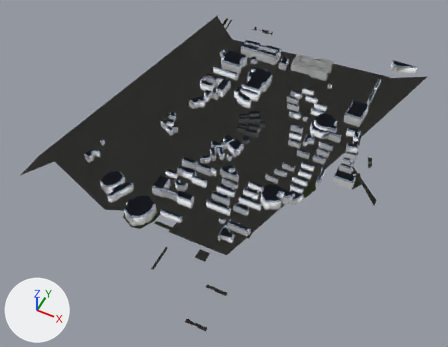
The glTF model models/campus_geometry.glb: old version first, new version second.
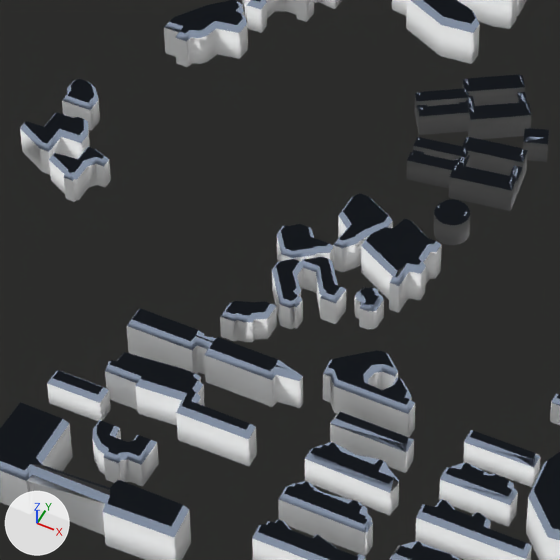
Old and new are each drawn whole from a 50 mm lens placed at (614.0, -1196.0, 1407.0), pointed at (29.0, -27.0, -54.0) and again close up on the part from 35% to 60% of the width and 28% to 60% of the height. The lights are fixed; the arrows at lower left show +X, +Y and +Z. The older version's two pictures come first. Vertices at exactly the same position are counted once.

Script lines for the objects in view, before the commit:
```python
me_campus_geometry = bpy.data.meshes.new('campus_geometry')
me_campus_geometry.from_pydata(...)  # 4365 vertices, 7132 faces; spans x -497.0..497.0, y -559.0..661.0, z 0.0..40.0
# faces by material slot: [78, 717, 87, 3212, 3038]
me_campus_geometry.materials.append(mat_mat_6fa8cf)  # blue #b0d4e9
me_campus_geometry.materials.append(mat_mat_7fa85a)  # green #bbd4a0
me_campus_geometry.materials.append(mat_mat_c9c8c0)  # white #e6e5e1
me_campus_geometry.materials.append(mat_mat_e7e9ea)  # white #f4f5f6
me_campus_geometry.materials.append(mat_mat_3c4a63)  # greyish blue #8593a7
ob_按官方总平面图_1_1_轮廓挤出 = bpy.data.objects.new('按官方总平面图 1:1 轮廓挤出', me_campus_geometry)
ob_按官方总平面图_1_1_轮廓挤出.location = (0.0, 0.0, 0.0)
```
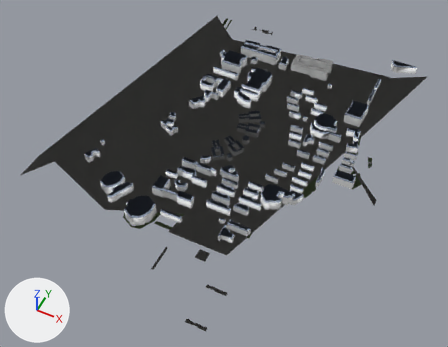
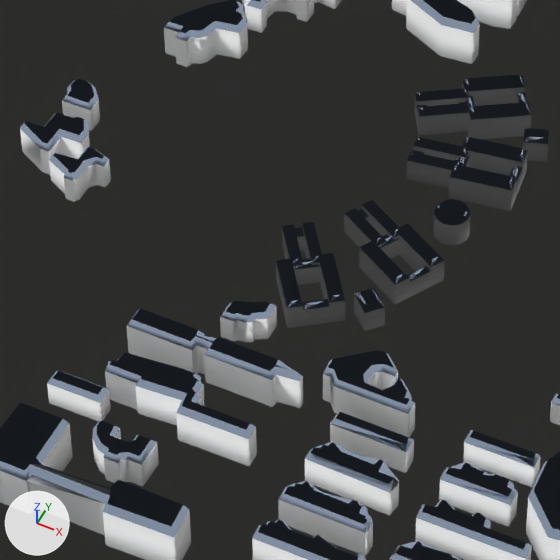
Location of each change, (x1, y1, x2, y2) in pixels of the close-ups (560 x 560 px):
part 1 of me_campus_geometry, rebuilt (29% narrower)
    before: (277, 224, 334, 267)
    after: (282, 222, 322, 267)
part 2 of me_campus_geometry, rebuilt (119% wider, 7% taller)
    before: (272, 259, 303, 329)
    after: (276, 253, 345, 328)
part 3 of me_campus_geometry, rebuilt
    before: (333, 193, 393, 272)
    after: (344, 200, 399, 247)
part 4 of me_campus_geometry, deleted
    before: (301, 257, 346, 324)
part 5 of me_campus_geometry, cut back
    before: (354, 219, 442, 330)
    after: (354, 224, 444, 331)

Edits to the bpy script that builds the scene:
```text
Change me_campus_geometry:
    used by ob_按官方总平面图_1_1_轮廓挤出; location = (0.0, 0.0, 0.0)
    remove me_campus_geometry.from_pydata(...)  # 4365 vertices, 7132 faces; spans x -497.0..497.0, y -559.0..661.0, z 0.0..40.0
    add me_campus_geometry.from_pydata(...)  # 4299 vertices, 6990 faces; spans x -497.0..497.0, y -559.0..661.0, z 0.0..40.0
    me_campus_geometry part 1: the loose piece of 36 vertices spanning x -36.0..1.0, y 0.0..28.0, z 0.0..23.0 is rebuilt with 44 vertices and now spans x -38.0..-1.0, y -4.0..37.0, z 0.0..19.0
    me_campus_geometry part 2: the loose piece of 36 vertices spanning x -25.0..3.0, y -38.0..0.0, z 0.0..23.0 is rebuilt with 44 vertices and now spans x -27.0..26.0, y -38.0..17.0, z 0.0..21.0
    me_campus_geometry part 3: the loose piece of 33 vertices spanning x -8.0..24.0, y 20.0..67.0, z 0.0..25.0 is rebuilt with 44 vertices and now spans x -8.0..33.0, y 35.0..70.0, z 0.0..20.0
    me_campus_geometry part 4: the loose piece of 36 vertices spanning x -12.0..23.0, y -22.0..10.0, z 0.0..22.0 is deleted
    me_campus_geometry part 5
    107 vertices are removed from x 17.0..61.0, y -17.0..57.0, z 0.0..28.0
    215 faces are deleted
    4 vertices move from x 30.0..40.0, y -8.0..2.0, z 16.0..19.0 to x 28.0..50.0, y -19.0..-1.0, z 16.0..19.0
    38 vertices are added at x 14.0..62.0, y -19.0..61.0, z 0.0..21.0
    7 new vertices lie (34.0, -19.0, 0.0) away from vertices in x 14.0..32.0, y 28.0..61.0, z 0.0..18.0
    5 new vertices lie (0.0, 0.0, 14.0) away from vertices in x 19.0..56.0, y 21.0..49.0, z 0.0
    50 new faces join them, mat_mat_e7e9ea (white #f4f5f6)
    49 new faces join them, mat_mat_3c4a63 (greyish blue #8593a7)
```
